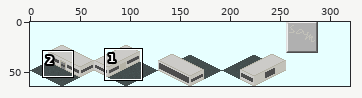
Sprite sheet, stored at source/Simple_Station_Sample.png. The first picture is a wide view before the edit; the outline marks the close-up.
Close-up. Before the commit:
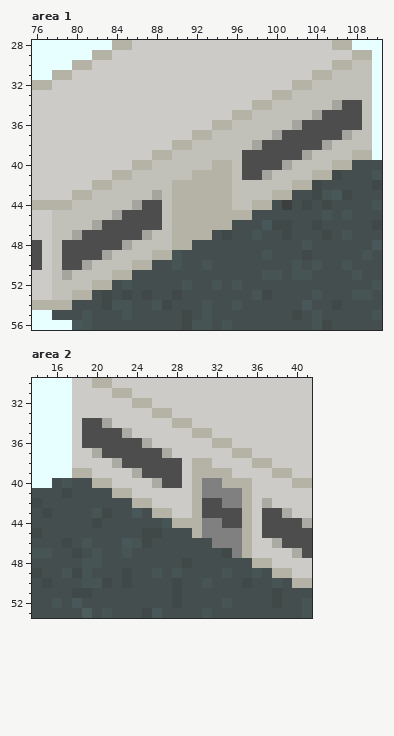
The file is 320x64 pixels. Colours within 5 levels of each other are drawn and written as one. Shown: area 1: x 76..110, y 28..56; area 2: x 14..41, y 30..53.
Now the later version:
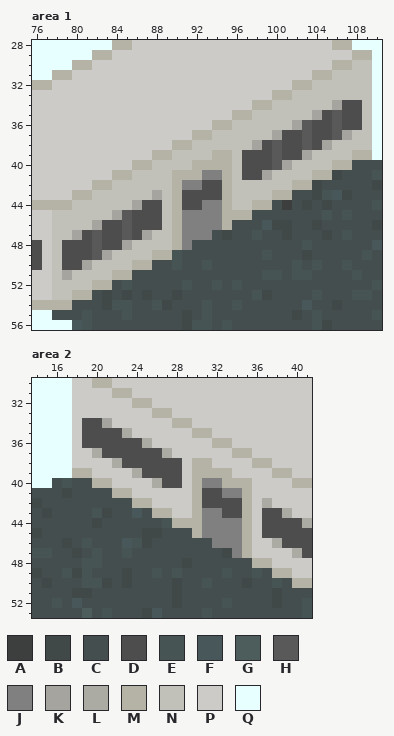
Palette (. is transparent): A #3d3f3f  B #414848  C #444e4e  D #4d4d4d  E #465453  F #485759  G #4c5d5c  H #595959  J #808080  K #a5a49e  L #abaaa3  M #b5b3a6  N #c2c1b9  P #cccbc8  Q #e7ffff
Difference:
Changed rows in their new state; - is an unchanged pixel.
Area 1:
first column x 82:
35 ------------------------H
36 ---------------------H--H
37 ---------------------H--H
38 ------------------H--H---
39 ------------MM----H------
40 ----------MM------H------
41 --------MM-JJ------------
42 ---------JJDD------------
43 ---------DDDD------------
44 ---------DDJJ------------
45 ---H-----JJJJ------------
46 ---H-----JJJJ------------
47 H--H-----JJJ-------------
48 H--------J---------------
49 H------------------------
Area 2:
first column x 31:
41 DD--
42 --DD
43 JJ--
44 --JJ
